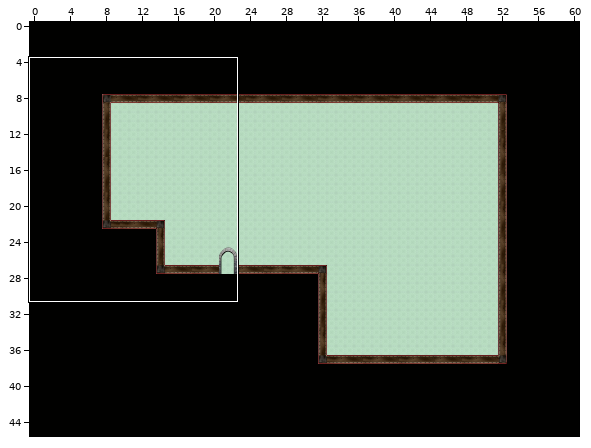
A Tiled map gets an edit: data/maps/elektro_1-8.tmx. The first picture is a wide view before the edit; the outline marks the close-up.
Close-up. First the earlier version:
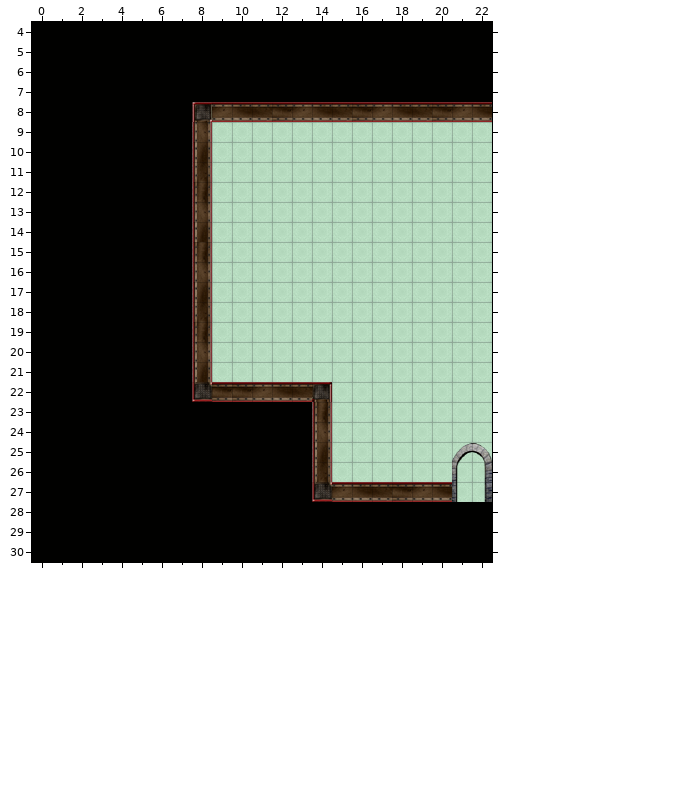
Cells are 32x32 px. Shown: x 0..22, y 4..30. The commit also changed other parts of the map, which this record leaves out.
The same view after the edit:
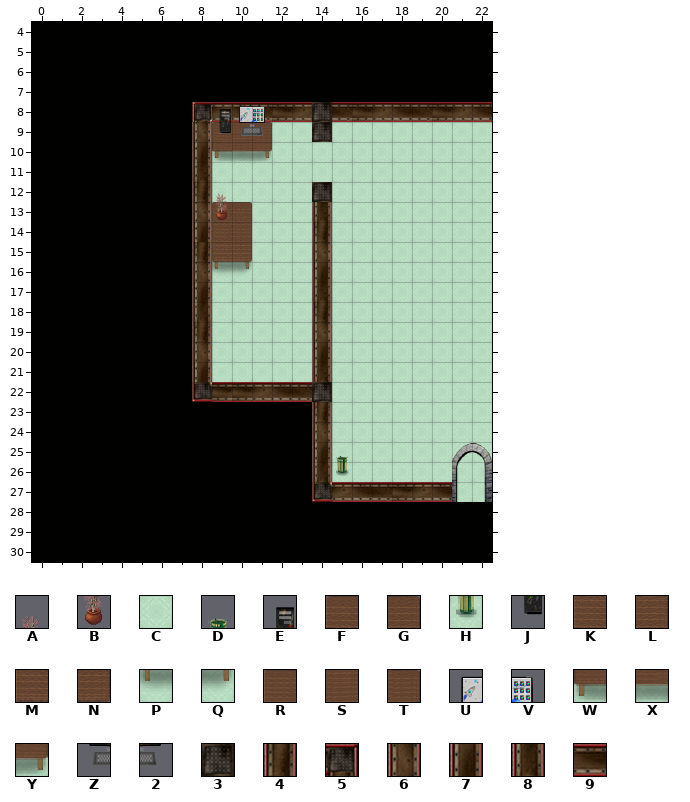
Key: from "cicekler": A 1, B 17; from "kaplama": C 11; from "malzeme": D 5, E 6, F 10, G 11, H 15, J 16, K 20, L 21, M 30, N 31, P 40, Q 41, R 50, S 51, T 52, U 56, V 57, W 60, X 61, Y 62, Z 66, 2 67; from "tasbina": 3 7, 4 8, 5 10, 6 25, 7 42, 8 59, 9 70.
_ is an empty cell.
See-through tiles are keyed as they look on the map.
The edit:
Layer "Ground":
y 8: x 14 9 -> 3
y 9: x 14 C -> 3
y 12: x 14 C -> 3
y 13: x 14 C -> 8
y 14: x 14 C -> 4
y 15: x 14 C -> 6
y 16: x 14 C -> 7
y 17: x 14 C -> 8
y 18: x 14 C -> 4
y 19: x 14 C -> 6
y 20: x 14 C -> 7
y 21: x 14 C -> 8
y 22: x 14 5 -> 3
Layer "Fringe":
y 9: x 9..11 ___ -> RST
y 10: x 9..11 ___ -> WXY
y 13: x 9..10 __ -> FG
y 14: x 9..10 __ -> KL
y 15: x 9..10 __ -> MN
y 16: x 9..10 __ -> PQ
y 26: x 15 _ -> H
Layer "Top":
y 8: x 9..11 ___ -> EUV
y 9: x 9..11 ___ -> JZ2
y 12: x 9 _ -> A
y 13: x 9 _ -> B
y 25: x 15 _ -> D
